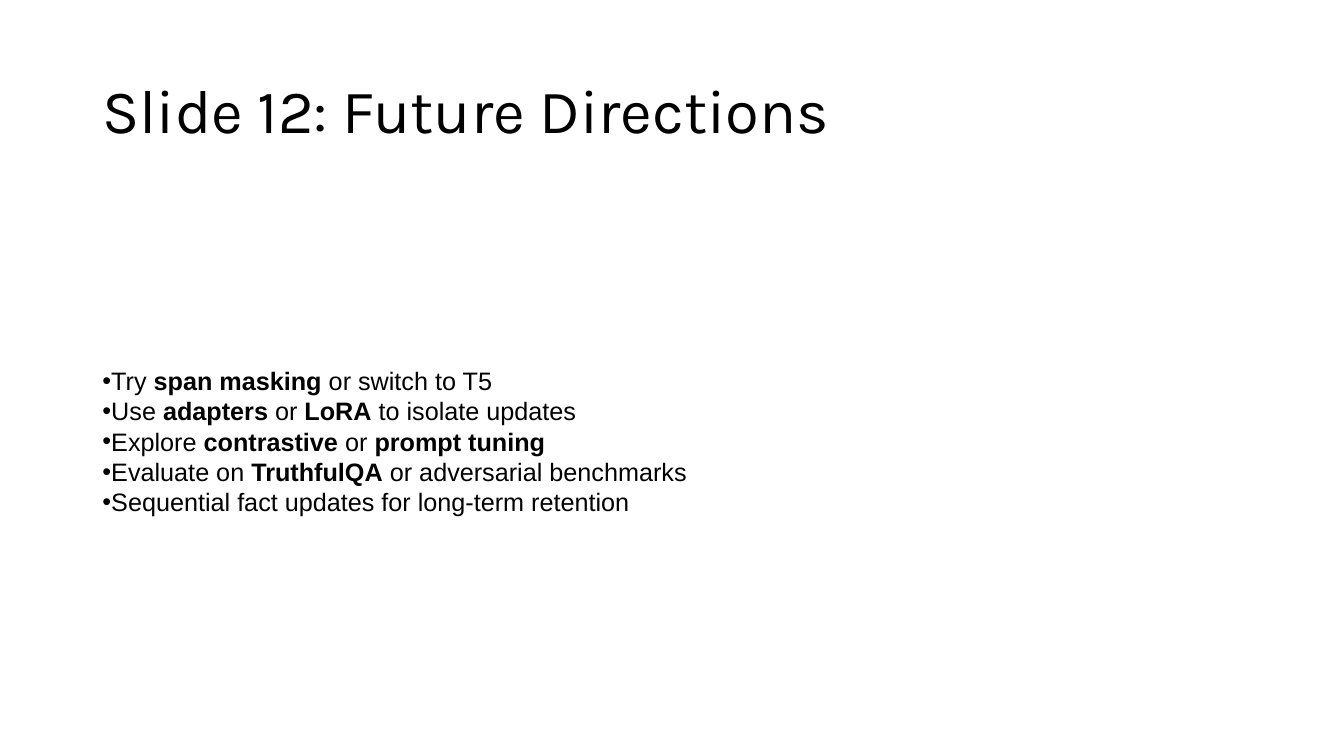
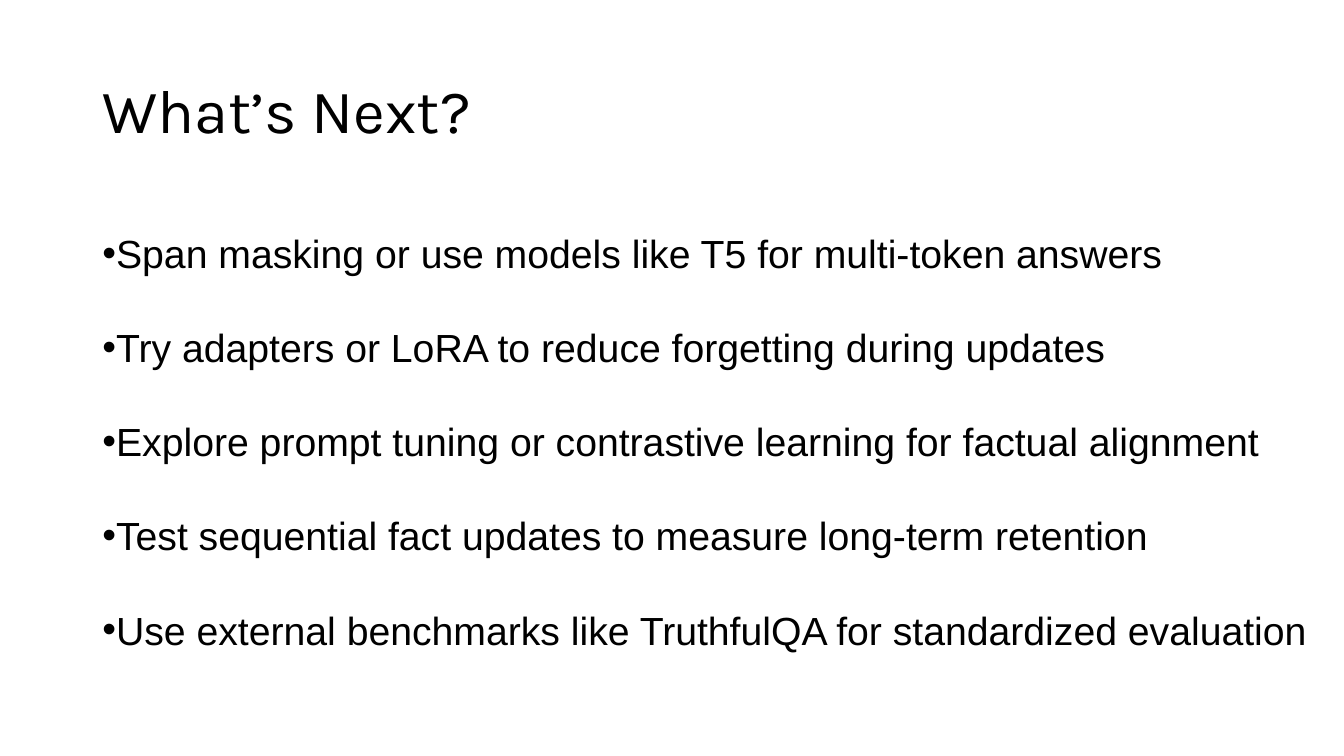
Before and after one commit to b1akp1astik/bert-fact-injection, a slide deck: slide 15 of presentation/Presentation.pptx (slide 12 before the commit). Drawn at 1344x756 pixels with LibreOffice and Linux fonts; fonts in the diff are those of the drawing. Boxes give left, top, right and bottom in pixels: in the first picture for what was removed or moved away, otherwise in the second. Text is boxed around its words. In the diff, an @@ line names an element or a change of style, - is before the commit and + after.

```diff
--- a/presentation/Presentation.pptx
+++ b/presentation/Presentation.pptx
@@ title at (x1=102, y1=91, x2=471, y2=134): text changed @@
-Slide 12: Future Directions
+What’s Next?
@@ text at (x1=102, y1=239, x2=1307, y2=653): text changed; size 18 to 28 pt @@
-• Try span masking or switch to T5
-• Use adapters or LoRA to isolate updates
-• Explore contrastive or prompt tuning
-• Evaluate on TruthfulQA or adversarial benchmarks
-• Sequential fact updates for long-term retention
+• Span masking or use models like T5 for multi-token answers
+• Try adapters or LoRA to reduce forgetting during updates
+• Explore prompt tuning or contrastive learning for factual alignment
+• Test sequential fact updates to measure long-term retention
+• Use external benchmarks like TruthfulQA for standardized evaluation
```
Also in this commit, not shown: 12 other slides changed, 4 slides added, 1 slide removed, 9 other files.
